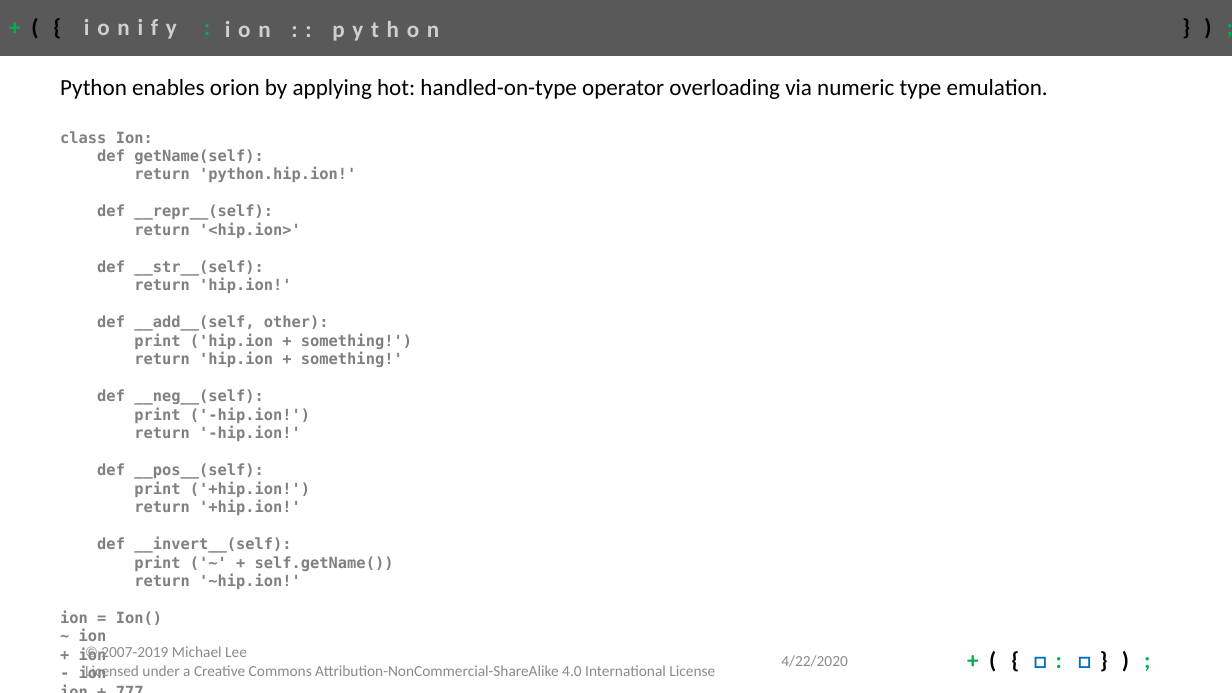
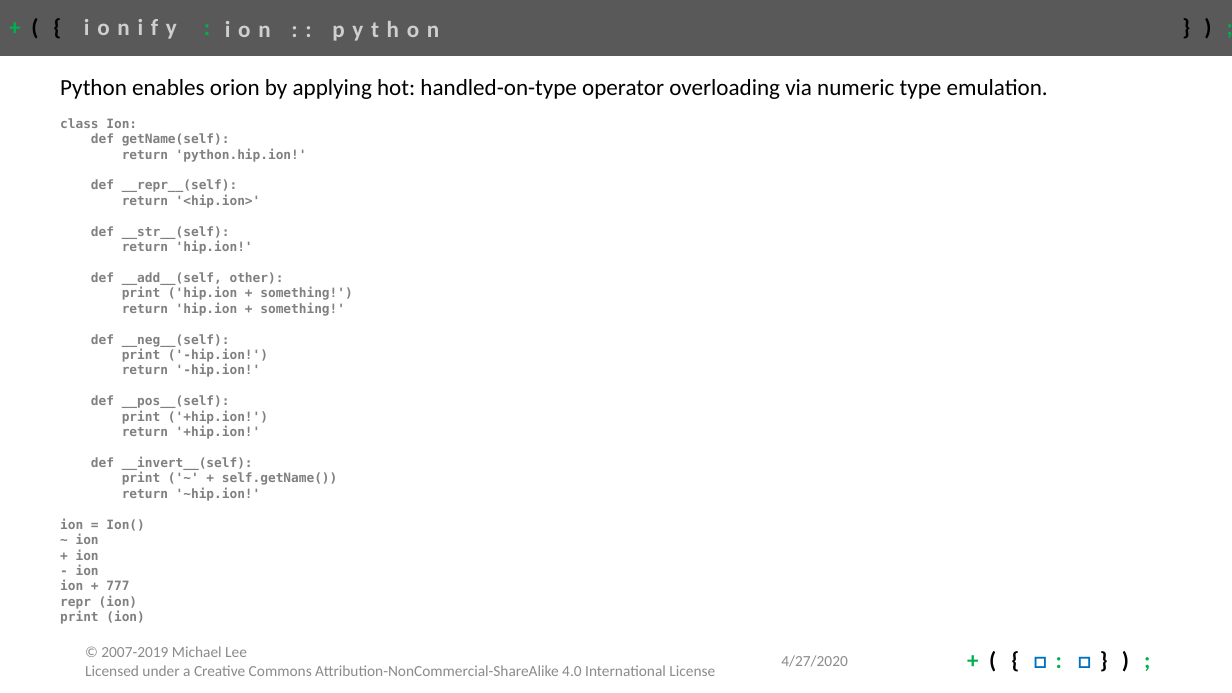
Before and after one commit to ionify/about, a slide deck: slide 26 of talks/2020.ionify.pptx (slide 20 before the commit). Drawn at 1232x693 pixels with LibreOffice and Linux fonts; fonts in the diff are those of the drawing. Boxes give left, top, right and bottom in pixels: in the first picture for what was removed or moved away, otherwise in the second. Text is boxed around its words. In the diff, an @@ line names an element or a change of style, - is before the commit and + after.

```diff
--- a/talks/2020.ionify.pptx
+++ b/talks/2020.ionify.pptx
@@ text at bbox=[60, 118, 352, 624]: size 12 to 10 pt in "class Ion:", "def getName(self):", "return 'python.hip.ion!'", "def __repr__(self):" and 22 more places @@
@@ text at bbox=[781, 655, 847, 667]: text changed @@
-4/22/2020
+4/27/2020
```
Also in this commit, not shown: 25 other slides changed, 4 slides added, 5 slides removed.
